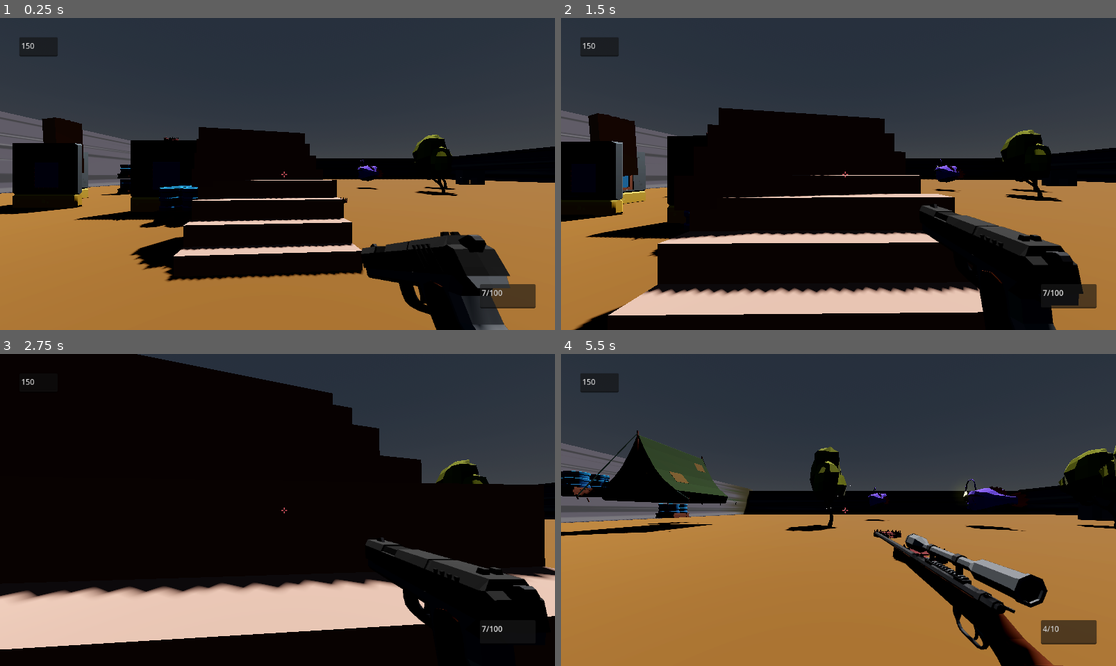
Above: before the commit, frames 1-4 (two rows, left to right).
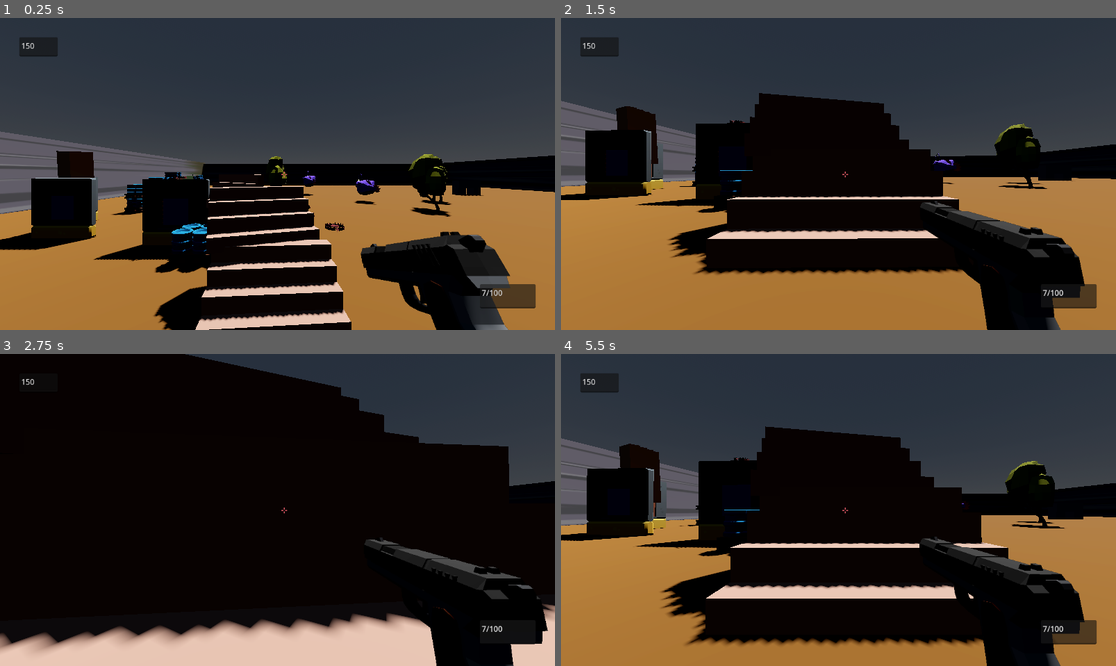
Above: after the commit, the same moments.

Repository: pixelcrust/godotfps
Game: Godot game, scene res://world.tscn
Same seed, same stepped clock (60 frames per second), same inputs: the game is played once before the commit and once after it.
Inputs (mouse positions are in pixels of both pictures, inside the frame that each line leads up to):
- Up to frame 1 (0.25 s): no input
- Up to frame 2 (1.5 s): move the mouse to (866, 174) at 0.52 s; hold F (Interact) 0.53-1.28 s; hold W (key_forward) from 0.53 s (still down); tap Space (key_jump) at 0.77 s; move the mouse to (810, 174) at 1.27 s; tap F (Interact) at 1.35 s
- Up to frame 3 (2.75 s): keep holding W (key_forward); tap Space (key_jump) at 1.52 s; move the mouse to (288, 503) at 2.02 s; hold Ctrl (key_crouch) from 2.03 s (still down); tap F (Interact) at 2.3 s
- Up to frame 4 (5.5 s): keep holding W (key_forward); move the mouse to (832, 516) at 2.77 s; release Ctrl (key_crouch) at 2.78 s; tap Tab (key_next_weapon) at 2.85 s; tap Space (key_jump) at 3.02, 3.77, 4.52 s; tap F (Interact) at 3.05, 3.8, 4.55 s; move the mouse to (877, 513) at 3.52 s; hold Shift (key_run) 3.53-4.28 s; tap F1 (restart, bound only after the commit) at 4.15 s; move the mouse to (794, 506) at 4.27 s; click (794, 506) at 4.35 s; move the mouse to (844, 510) at 5.02 s; hold F (Interact) from 5.03 s (still down)

The runs differ from the first frame. In frame 1, 22% of the frame differs, in the area x 0-100%, y 29-100%; in frame 2, 26%; in frame 3, 24%; in frame 4, 37%, in the area x 0-100%, y 23-100%.

Commit message:
added delta to interaction, f1 for restart

Diff:
--- a/Player.gd
+++ b/Player.gd
@@ -97,6 +97,10 @@
 
 func _physics_process(delta):
 
+	#restart scene
+	if(Input.is_action_just_pressed("restart")):
+		get_tree(). reload_current_scene()
+
 	#if ded
 	if hp <= 0:
 		die()
@@ -137,7 +141,7 @@
 			var obj_interaction_time = raycast_interaction.get_collider().object.get_interaction_time()
 			display_interaction.value = (is_interacting/obj_interaction_time*100)
 			print("Starting interaction")
-			is_interacting += 0.01
+			is_interacting += delta
 
 	# Csontinue interaction
 	elif is_interacting > 0 and Input.is_action_pressed("Interact") and raycast_interaction.is_colliding():
@@ -145,7 +149,7 @@
 			var obj_interaction_time = raycast_interaction.get_collider().object.get_interaction_time()
 			display_interaction.value = (is_interacting/obj_interaction_time*100)
 			print("Continuing interaction: " + str(is_interacting/obj_interaction_time*100))
-			is_interacting += 0.01
+			is_interacting += delta
 			if(is_interacting >= obj_interaction_time):
 				# Finish interaction
 				display_interaction.set_show_percentage(false)
--- a/project.godot
+++ b/project.godot
@@ -82,3 +82,8 @@
 "events": [Object(InputEventKey,"resource_local_to_scene":false,"resource_name":"","device":0,"window_id":0,"alt_pressed":false,"shift_pressed":false,"ctrl_pressed":false,"meta_pressed":false,"pressed":false,"keycode":0,"physical_keycode":70,"key_label":0,"unicode":0,"echo":false,"script":null)
 ]
 }
+restart={
+"deadzone": 0.5,
+"events": [Object(InputEventKey,"resource_local_to_scene":false,"resource_name":"","device":0,"window_id":0,"alt_pressed":false,"shift_pressed":false,"ctrl_pressed":false,"meta_pressed":false,"pressed":false,"keycode":0,"physical_keycode":4194332,"key_label":0,"unicode":0,"echo":false,"script":null)
+]
+}
--- a/world.tscn
+++ b/world.tscn
@@ -53,7 +53,7 @@
 environment = SubResource("Environment_kl5jl")
 
 [node name="CharacterBody3D" parent="." groups=["player"] instance=ExtResource("3_leven")]
-transform = Transform3D(1, 0, 0, 0, 1, 0, 0, 0, 1, -18.3407, 0.689373, 29.3473)
+transform = Transform3D(1, 0, 0, 0, 1, 0, 0, 0, 1, -18.4184, 2.89448, 30.207)
 
 [node name="NavigationRegion3D" type="NavigationRegion3D" parent="."]
 navigation_mesh = SubResource("NavigationMesh_s38hs")
@@ -98,7 +98,7 @@
 material = SubResource("StandardMaterial3D_ld07o")
 
 [node name="Node3D4" parent="NavigationRegion3D" instance=ExtResource("4_i8w3f")]
-transform = Transform3D(1, 0, 0, 0, 1, 0, 0, 0, 1, -32.0625, 2.949, -0.817847)
+transform = Transform3D(1, 0, 0, 0, 1, 0, 0, 0, 1, -35.196, 0, -5.51989)
 
 [node name="fish" parent="NavigationRegion3D" instance=ExtResource("6_ekceb")]
 transform = Transform3D(1, 0, 0, 0, 1, 0, 0, 0, 1, -11.6422, 3.56703, -11.0024)
@@ -134,7 +134,10 @@
 transform = Transform3D(1, 0, 0, 0, 1, 0, 0, 0, 1, -0.504959, 2.32259, -4.40496)
 
 [node name="test_palett2" parent="NavigationRegion3D/test_palett/test_palett/test_palett2" instance=ExtResource("9_mnt0h")]
-transform = Transform3D(1, 0, 0, 0, 1, 0, 0, 0, 1, -1.12332, -1.7492, -8.10568)
+transform = Transform3D(1, 0, 0, 0, 1, 0, 0, 0, 1, -0.118587, 0.720545, -4.0056)
+
+[node name="test_palett2" parent="NavigationRegion3D/test_palett/test_palett/test_palett2/test_palett2" instance=ExtResource("9_mnt0h")]
+transform = Transform3D(0.971772, -0.235922, 0, 0.235922, 0.971772, 0, 0, 0, 1, 0.501884, -0.689533, -8.60822)
 
 [node name="test_wall" parent="NavigationRegion3D" instance=ExtResource("10_ula7m")]
 transform = Transform3D(1, 0, 0, 0, 1, 0, 0, 0, 1, -24.6274, 0.846079, 18.1278)
